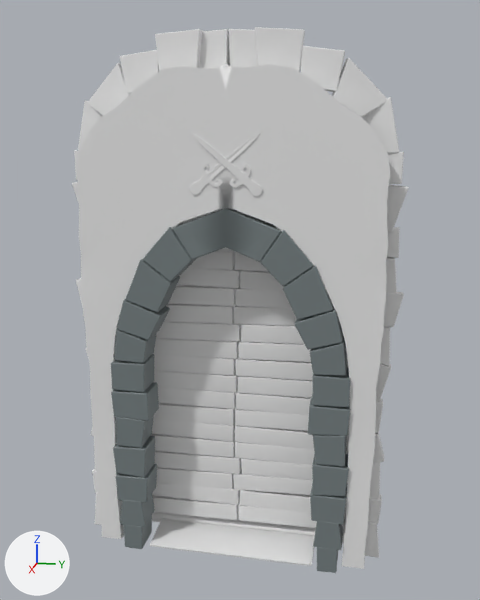
The FBX model Assets/Models/DynamicBridge.fbx: old version first, new version second.
Camera for both pictures: a camera (50 mm lens) standing at (7.26, 2.54, 4.43) and looking at (0.11, 1.11, 2.64). Lighting does not change. The marker at lower left points along +X, +Y and +Z. The first picture is the older version. Where no turn or scale is listed for an object, it has been applied to the vertices. Vertices at exactly the same position are counted once.

Names of what the first picture shows: 'Bricks', 'Bridge.001', 'Cube', 'Gate', 'Slope', 'Sword.001', 'Sword.002', 'TopBricks'.
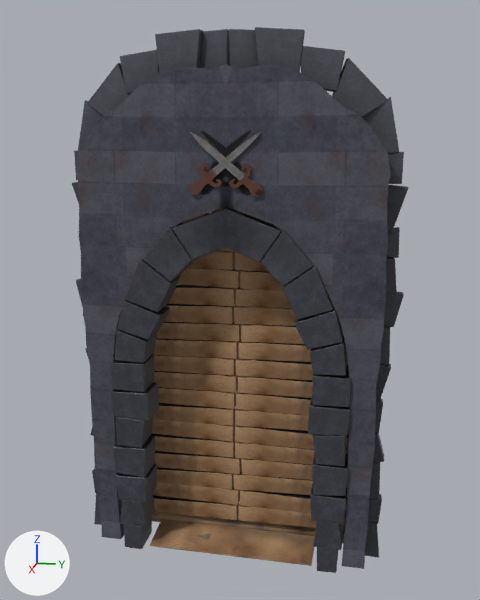
Changed parts and their boxes [x1, y1, x2, y2] in the pictures (480 x 600 px):
'Gate', recoloured (white to grey): [76, 64, 390, 569] in both
'Bricks', recoloured (grey to black): [111, 208, 351, 573] in both
'TopBricks', recoloured: [72, 27, 408, 558] in both
'Slope', recoloured (white to brown): [150, 519, 315, 566] in both
'Bridge.001', recoloured (white to brown): [152, 512, 344, 543] in both
'Sword.001', reshaped, moved, recoloured: before [191, 132, 263, 196]; after [190, 132, 263, 197]
'Sword.002', recoloured, moved: [189, 132, 261, 195] in both
part 1 of me_cube_005, recoloured (white to brown): [151, 208, 350, 531] in both

Patch to the scene script:
```diff
--- a/Assets/Models/DynamicBridge.fbx.py
+++ b/Assets/Models/DynamicBridge.fbx.py
@@ mat_woodbak @@
+mat_woodbak = principled_material('WoodBak')
+mat_woodbak.texture = img_wood_color_png  # with its transparency
+mat_woodbak.roughness = 1.0
@@ me_plane_008 @@
-me_plane_008.from_pydata(...)  # 5757 vertices, 5796 faces; spans x -0.043..0.0, y -0.555..0.198, z -0.175..0.465
+me_plane_008.from_pydata(...)  # 353 vertices, 364 faces; spans x -0.044..0.001, y -0.555..0.201, z -0.178..0.466
+# me_plane_008 part 2: 6 vertices moved within x -0.041..0.0, y -0.14..-0.002, z -0.061..0.146; 5730 vertices removed from x -0.043..0.0, y -0.555..0.198, z -0.175..0.465; 326 vertices added at x -0.044..0.001, y -0.555..0.201, z -0.178..0.466
+me_plane_008.materials.append(mat_sword)  # picture img_sword_001_color_png
@@ me_cube_001 @@
 me_cube_001.from_pydata(...)  # 64 vertices, 62 faces; spans x -0.08..0.08, y -1.5..1.5, z -0.08..0.08
-me_cube_001.materials.append(mat_material)  # white #e7e7e7
+me_cube_001.materials.append(mat_woodcyllinder)  # picture img_wood_cyllinder_color_png
@@ me_plane_010 @@
 me_plane_010.from_pydata(...)  # 3264 vertices, 3332 faces; spans x -0.23..0.17, y -1.89..1.89, z -2.43..3.44
+me_plane_010.materials.append(mat_topbricks_001)  # picture img_topbricks_color_png
@@ me_cube_006 @@
 me_cube_006.from_pydata(...)  # 124 vertices, 120 faces; spans x -4.86..-4.38, y 0.44..2.45, z -0.02..0.23
-me_cube_006.materials.append(mat_material)  # white #e7e7e7
+me_cube_006.materials.append(mat_woodslopebaked)  # picture img_wood_slope_color_png
@@ me_plane_007 @@
 me_plane_007.from_pydata(...)  # 790 vertices, 776 faces; spans x 0.23..0.5, y -1.67..1.67, z -0.36..5.11
+me_plane_007.materials.append(mat_gate_001)  # picture img_gate_color_png
@@ me_cube_005 @@
 me_cube_005.from_pydata(...)  # 9196 vertices, 8536 faces; spans x 0.0..0.15, y -1.45..1.43, z -4.51..0.14
+# me_cube_005 part 1: all 4312 faces centred in x 0.0..0.14, y -1.45..1.43, z -4.51..0.14 switch from no material to mat_woodbak (picture img_wood_color_png)
+me_cube_005.materials.append(mat_boltbaked2)  # picture img_bolt_color_png
@@ me_plane_009 @@
 me_plane_009.from_pydata(...)  # 5757 vertices, 5796 faces; spans x 0.0..0.043, y -0.198..0.555, z -0.175..0.465
+me_plane_009.materials.append(mat_sword)  # picture img_sword_001_color_png
@@ me_plane_006 @@
 me_plane_006.from_pydata(...)  # 2224 vertices, 2271 faces; spans x -0.38..0.0, y -2.55..0.18, z -0.14..3.98
-me_plane_006.materials.append(mat_material_001)  # grey #747e7f
+me_plane_006.materials.append(mat_bottombricks_001)  # picture img_bottombricks_color_png
@@ ob_sword_001 @@
 ob_sword_001 = bpy.data.objects.new('Sword.001', me_plane_008)
-ob_sword_001.location = (0.5, 1.23, 4.01)
+ob_sword_001.location = (0.52, 1.23, 4.01)
@@ ob_sword_002 @@
 ob_sword_002 = bpy.data.objects.new('Sword.002', me_plane_009)
-ob_sword_002.location = (0.45, 0.84, 4.01)
+ob_sword_002.location = (0.47, 0.84, 4.01)
```
